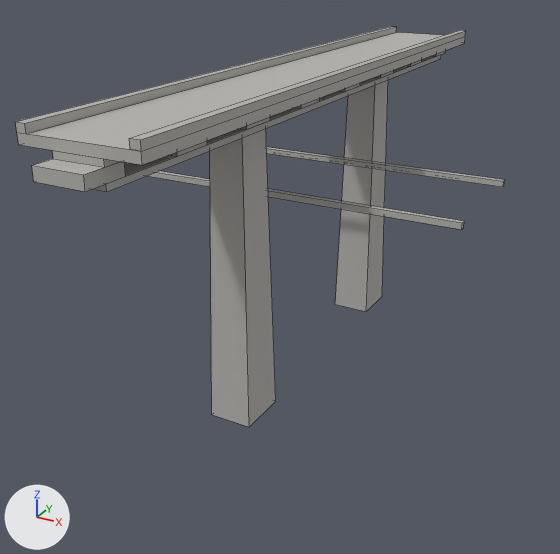
An edit to the FBX model Assets/_Project/04.Art/02.Models/Megastructure/SM_Mega_Overpass.fbx, drawn before and after from the same camera.
The view is the same before and after, from a 50 mm lens placed at (80.5, -162.3, 85.6), pointed at (-4.2, -8.2, 8.5). Every picture has the same lights, and +X, +Y and +Z are marked at lower left. The first picture is the older version. Mesh edges are drawn as thin lines. Where no turn or scale is listed for an object, it has been applied to the vertices. Vertices at exactly the same position are counted once.

Objects in the first picture: 'SM_Mega_Overpass'.
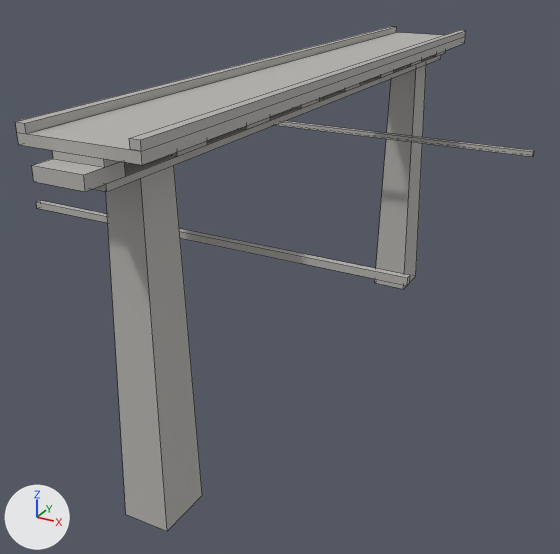
The newer file is also turned or shifted as a whole; pictures and numbers use the older file's frame.

Pixel boxes [x1, y1, x2, y2] of what changed, in the pictures (560 x 554 px; the box of a moved part takes in the faces that stretch with it):
'SM_Mega_Overpass', reshaped (26% taller): before [16, 27, 505, 427]; after [16, 27, 534, 531]
part 1 of me_sm_mega_overpass, moved or reshaped: before [148, 171, 464, 229]; after [36, 200, 410, 285]
part 2 of me_sm_mega_overpass, moved or reshaped: before [266, 147, 505, 187]; after [276, 121, 534, 157]
part 3 of me_sm_mega_overpass, moved or reshaped: before [210, 129, 276, 427]; after [106, 165, 202, 531]
part 4 of me_sm_mega_overpass, moved or reshaped: before [335, 80, 388, 312]; after [375, 65, 426, 289]

Edits to the bpy script that builds the scene:
```text
Change me_sm_mega_overpass:
    used by ob_sm_mega_overpass; location = (0.0, 0.0, 0.0)
    remove me_sm_mega_overpass.from_pydata(...)  # 132 vertices, 102 faces; spans x -42.0..42.0, y -82.0..82.0, z -14.0..60.0
    add me_sm_mega_overpass.from_pydata(...)  # 132 vertices, 102 faces; spans x -42.0..42.0, y -82.0..82.0, z -19.0..60.0
    me_sm_mega_overpass part 1: the loose piece of 8 vertices spanning x -42.0..42.0, y -17.0..-16.0, z 32.0..33.0 is moved by (0.0, -31.0, 0.0)
    me_sm_mega_overpass part 2: the loose piece of 8 vertices spanning x -42.0..42.0, y 16.0..17.0, z 32.0..33.0 is moved by (0.0, 31.0, 0.0)
    me_sm_mega_overpass part 3: the loose piece of 8 vertices spanning x -5.0..5.0, y -39.0..-27.0, z -14.0..51.0 is scaled about its middle by (1, 1, 1.08), then moved by (0.0, -31.0, -3.0)
    me_sm_mega_overpass part 4: the loose piece of 8 vertices spanning x -5.0..5.0, y 27.0..39.0, z -14.0..51.0 is scaled about its middle by (1, 1, 1.08), then moved by (0.0, 31.0, -3.0)
```
